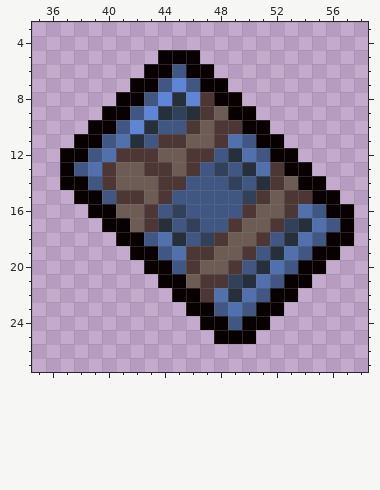
Pixel-art sprite, stored at resources/gfx/items/pick ups/pickup_card.png. The first picture shows the starting point.
The file is 64x32 pixels. Shown: x 35..58, y 3..27.
New version:
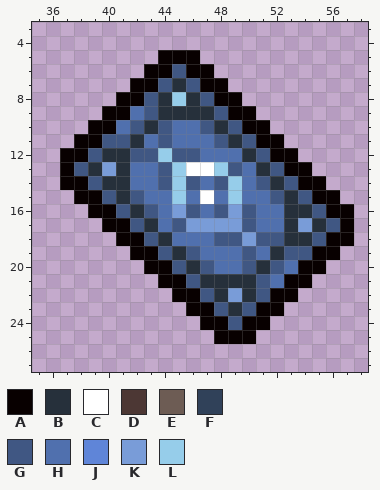
Palette (. is transparent): A #080000  B #26303b  C #ffffff  D #4c3734  E #6d5c54  F #304159  G #405783  H #5070ae  J #5f85d8  K #799cd8  L #96cdea
From old to new:
y 7: x 45 J -> B
y 8: x 44..47 JBJD -> BLBG
y 9: x 42..43 GJ -> HG; x 45 F -> B; x 47..48 DE -> BG
y 10: x 41..42 GJ -> HG; x 45..49 GDEDD -> HHGBG
y 11: x 41 H -> G; x 43..49 GDDEEDH -> HGHHHGB
y 12: x 40..50 HDDDEEDDGBH -> BBGGLGGHHHB
y 13: x 39..48 HDEEDDEDGF -> BKBHHGLCCL; x 50..52 BHD -> HBG
y 14: x 40..45 DEEEDD -> BBHHGL; x 47 G -> H; x 49..53 FGBDE -> LHGBG
y 15: x 41..54 DDEDGGGGGFDEDD -> BGHHLHCHLHHGBG
y 16: x 41..45 EEDGF -> GBGHK; x 47 G -> H; x 49..54 GDEEDH -> KGHHBB
y 17: x 42..44 EDB -> GBH; x 46..55 FGGDEEDFBH -> KKKKGHHBKB
y 18: x 44..51 HBGFDEED -> BHHHGGKG; x 54 H -> B
y 19: x 45..51 HDDEEDG -> BGHHHGH; x 53 H -> G
y 20: x 46..49 DEED -> BGHH; x 52..53 HG -> GH
y 21: x 46..49 EDDF -> GBBB; x 51..52 HG -> GH
y 22: x 47..50 DHBH -> GBKB
y 23: x 49 H -> B
